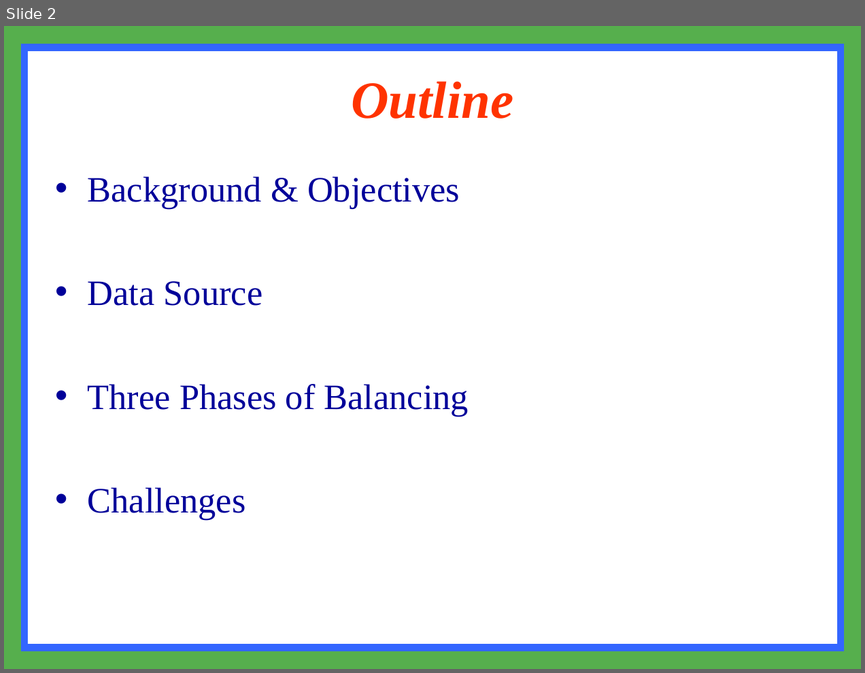
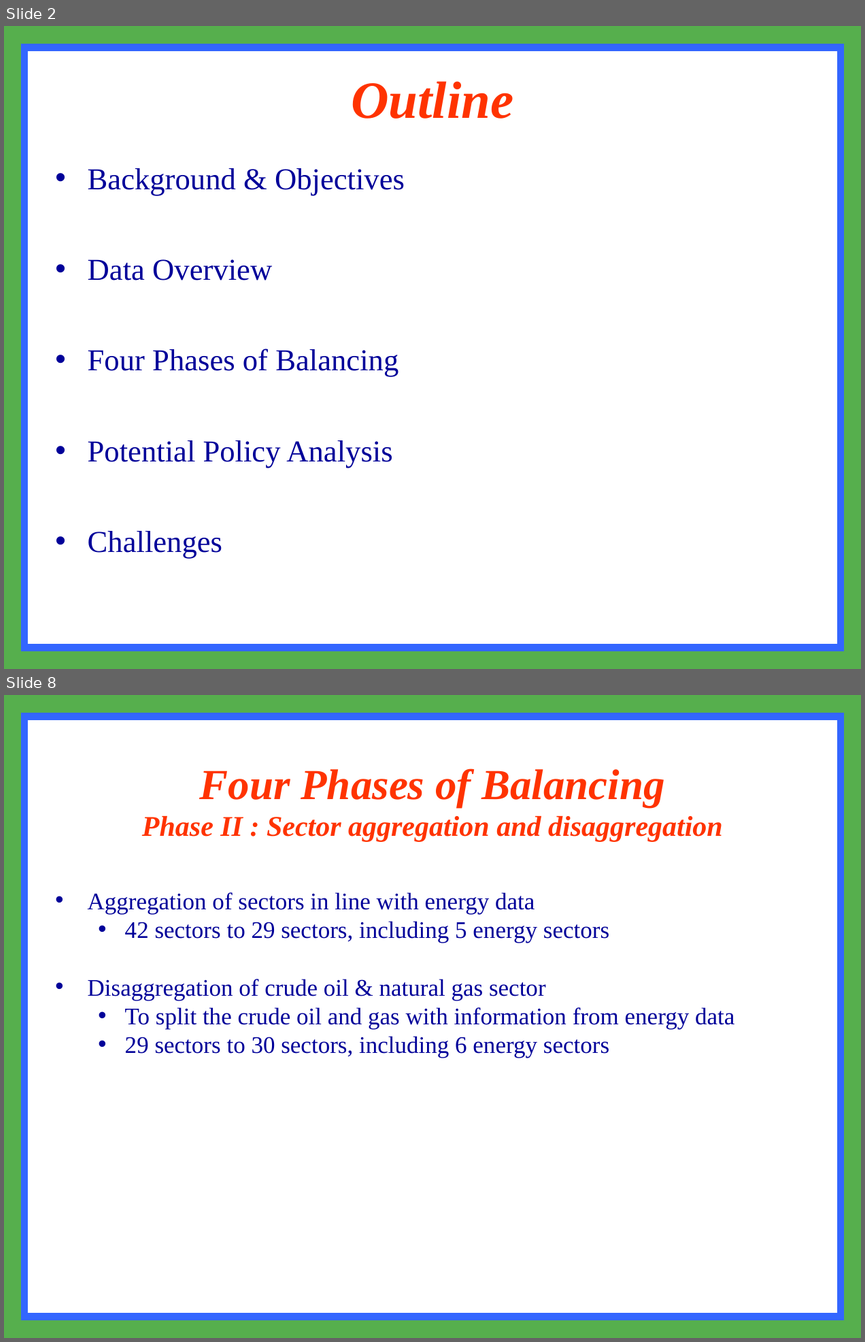
Before and after one commit to zhangda1021/data, a slide deck: data preparation.ppt. Shown one above the other, each under a label of ours: slide 2 before the commit, slides 2 and 8 after it; the slides between them are not shown. The pictures are 865x673 and 865x1342 pixels, drawn with LibreOffice and Linux fonts; fonts in the diff are those of the drawing. Boxes give left, top, right and bottom in pixels: in the first picture for what was removed or moved away, otherwise in the second. Text is boxed around its words. In the diff, an @@ line names an element or a change of style, - is before the commit and + after.

```diff
--- a/data preparation.ppt
+++ b/data preparation.ppt
@@ slide 8 added at bbox=[4, 695, 861, 1338], background #FFFFFF; not listed: 2 template elements that a slide beside it also shows @@
@@ title added at bbox=[142, 768, 723, 842], 24 pt, text #FF3300, bold, italic @@
+Four Phases of Balancing
+Phase II : Sector aggregation and disaggregation
@@ text added at bbox=[88, 892, 734, 1058], 20 pt, text #000099 @@
+• Aggregation of sectors in line with energy data
+  • 42 sectors to 29 sectors, including 5 energy sectors
+• Disaggregation of crude oil & natural gas sector
+  • To split the crude oil and gas with information from energy data
+  • 29 sectors to 30 sectors, including 6 energy sectors
@@ slide 2 changed as well @@
@@ text "Background & Objectives": place and size @@
-text "Background & Objectives" at bbox=[88, 176, 469, 520]
+text "Background & Objectives" at bbox=[88, 168, 405, 558]
@@ text at bbox=[88, 168, 405, 558]: size 30 to 25.5 pt in "Background & Objectives", "Challenges" @@
@@ text at bbox=[88, 259, 398, 467]: text changed; size 30 to 25.5 pt @@
-• Data Source
-• Three Phases of Balancing
+• Data Overview
+• Four Phases of Balancing
+• Potential Policy Analysis
```
Also in this commit, not shown: 2 other slides changed, 8 other slides added, 20 slides removed, 4 other files.
